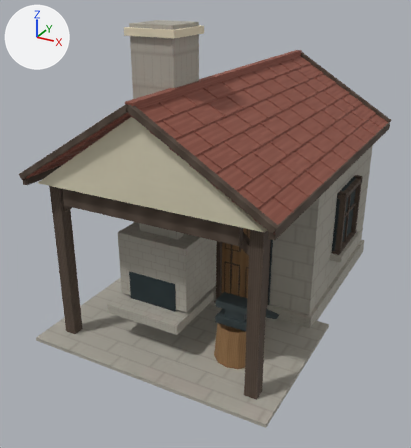
What one commit did to the glTF model public/models/village/forge.glb.
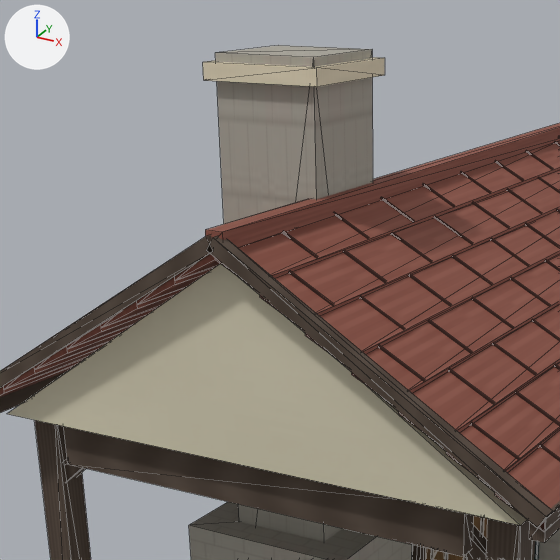
Each version is shown whole from a 50 mm camera at (4.8, -9.86, 6.39) aimed at (-0.26, -0.67, 1.79), then close up on the part from 8% to 69% of the width and 0% to 55% of the height. Lighting does not change. The marker at upper left points along +X, +Y and +Z. The older version's two pictures come first. The close-ups show mesh edges as thin lines. Vertices at exactly the same position are counted once.

The first close-up shows 'ForgeBody'.
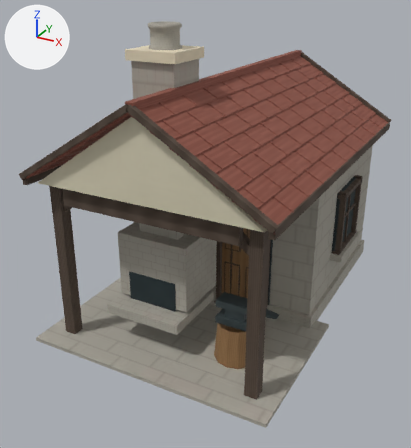
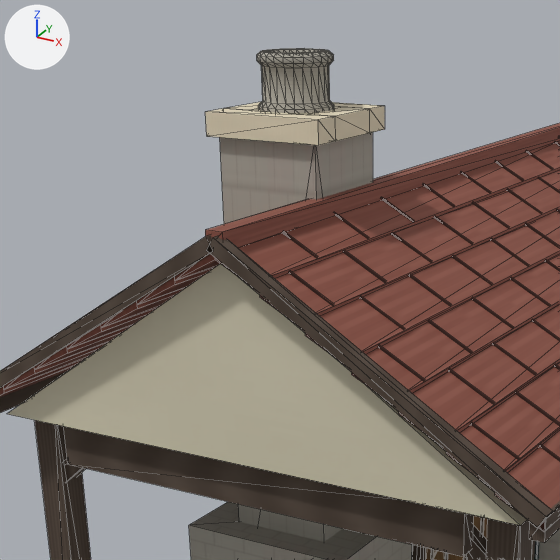
Pixel boxes [x1, y1, x2, y2] of what changed, in the close-ups (560 x 560 px):
'ForgeBody', reshaped
    before: [0, 45, 560, 560]
    after: [0, 48, 560, 560]
part 1 of me_forge_mesh, added
    after: [257, 48, 334, 113]
part 2 of me_forge_mesh, cut back
    before: [203, 45, 385, 542]
    after: [205, 102, 385, 542]

The edits, one by one:
me_forge_mesh is used by ob_forgebody; location (0.0, 0.0, 0.0).
me_forge_mesh had 1658 vertices, 2482 faces and spanned x -2.36..2.36, y -3.5..3.5, z 0.0..5.68.
me_forge_mesh now has 1922 vertices, 3018 faces and spans x -2.36..2.36, y -3.5..3.5, z 0.0..5.68.
me_forge_mesh part 1: a new loose piece of 240 vertices spanning x -0.67..-0.13, y -2.03..-1.49, z 5.25..5.68, in mat_forge_surface.
Part 2, on me_forge_mesh:
12 vertices are removed from x -0.87..0.06, y -2.22..-1.52, z 5.5..5.64.
22 faces are deleted.
4 vertices in x -0.8..0.0, y -2.16..-1.36, z 5.68 move by (0.0, 0.0, -0.52).
4 vertices move from x -0.87..0.06, y -1.3, z 5.5..5.62 to x -0.87..0.06, y -1.3, z 5.12..5.29.
36 vertices are added at x -0.87..0.06, y -2.22..-1.52, z 5.12..5.29.
78 new faces join them.
